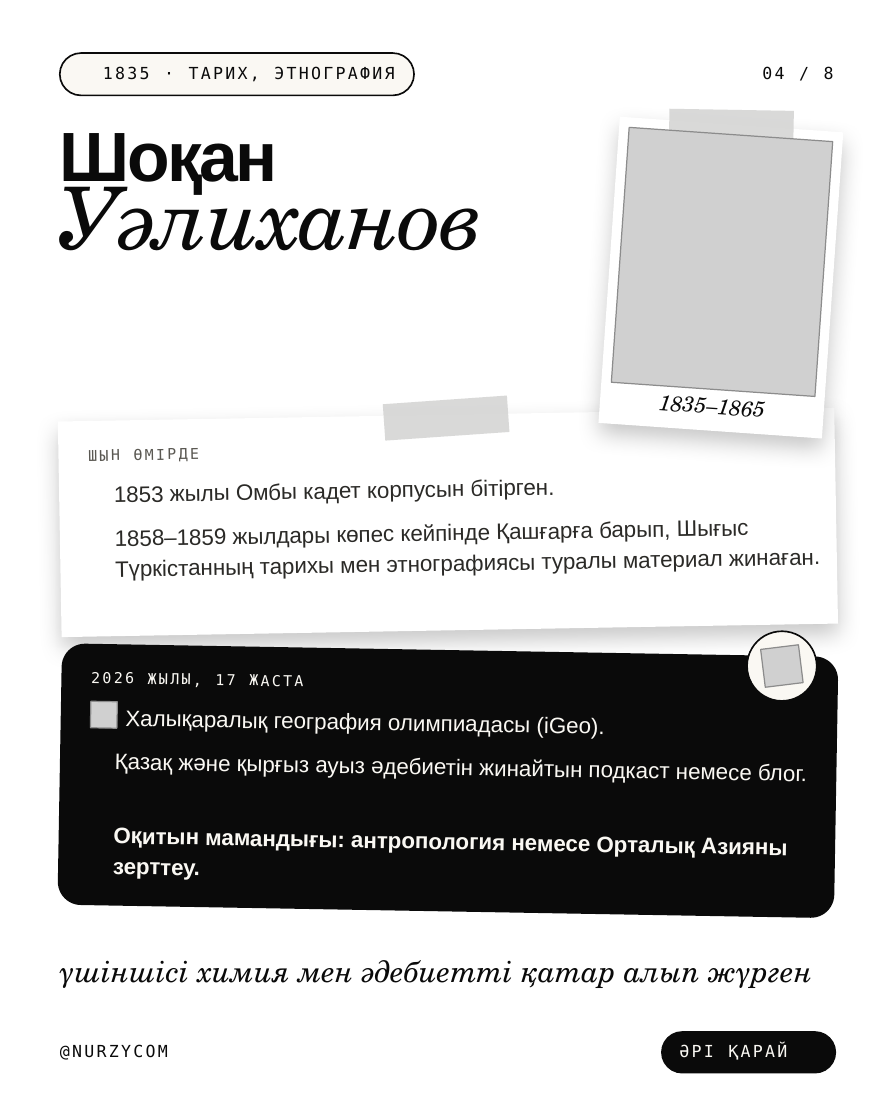
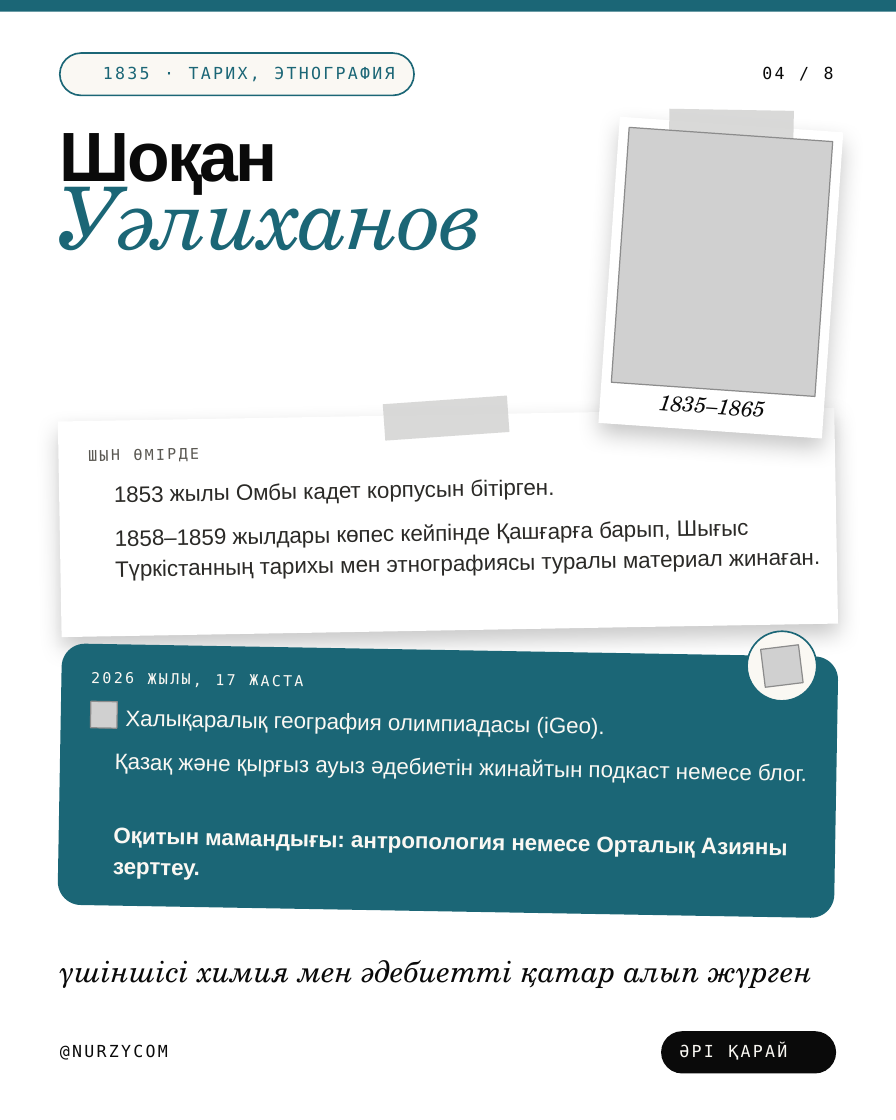
Before and after one commit to galiandojonathan-ship-it1/nurzycom_brand, a slide deck: slide 4 of social/pptx/kz-scientists.pptx. Drawn at 896x1120 pixels with LibreOffice and Linux fonts; fonts in the diff are those of the drawing; grey boxes stand for pictures; background and template pictures are left out. Boxes give left, top, right and bottom in pixels: in the first picture for what was removed or moved away, otherwise in the second. Text is boxed around its words. In the diff, an @@ line names an element or a change of style, - is before the commit and + after.

```diff
--- a/social/pptx/kz-scientists.pptx
+++ b/social/pptx/kz-scientists.pptx
@@ rectangle added at [0,0,896,12], fill #1B6676 @@
@@ rounded rectangle at [60,53,415,94]: outline #0A0A0A 1 pt to #1B6676 1 pt @@
@@ text "1835 · ТАРИХ, ЭТНОГРАФИЯ" at [103,66,394,82]: text colour #0A0A0A to #1B6676 @@
@@ text "Шоқан Уәлиханов" at [60,133,484,251]: text colour #0A0A0A to #1B6676 in "Уәлиханов" @@
@@ ellipse at [743,627,820,704]: outline #0A0A0A 1 pt to #1B6676 1 pt @@
@@ rounded rectangle at [58,643,838,918]: fill #0A0A0A to #1B6676 @@
```
Also in this commit, not shown: 5 other slides changed, 14 other files.
